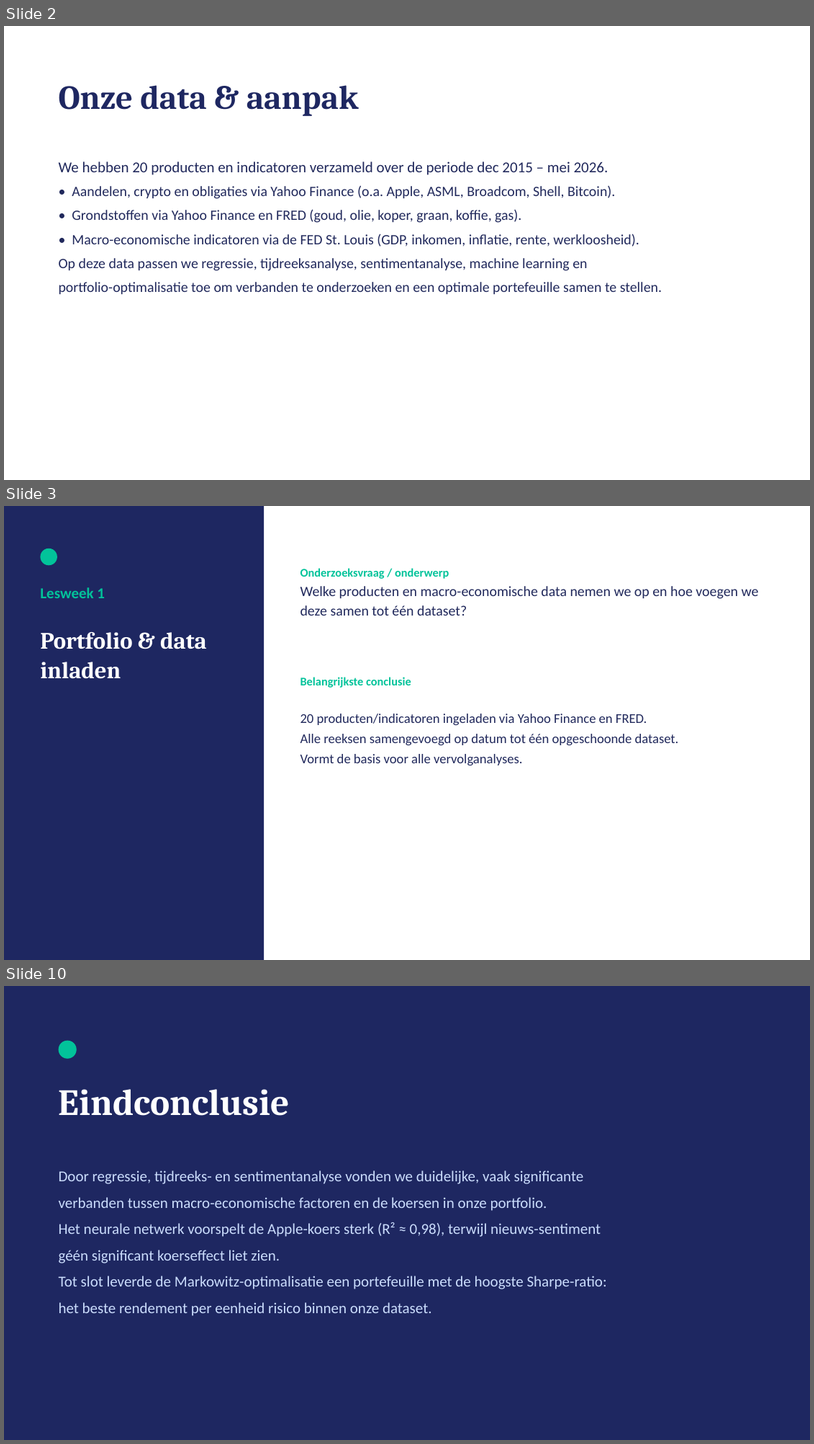
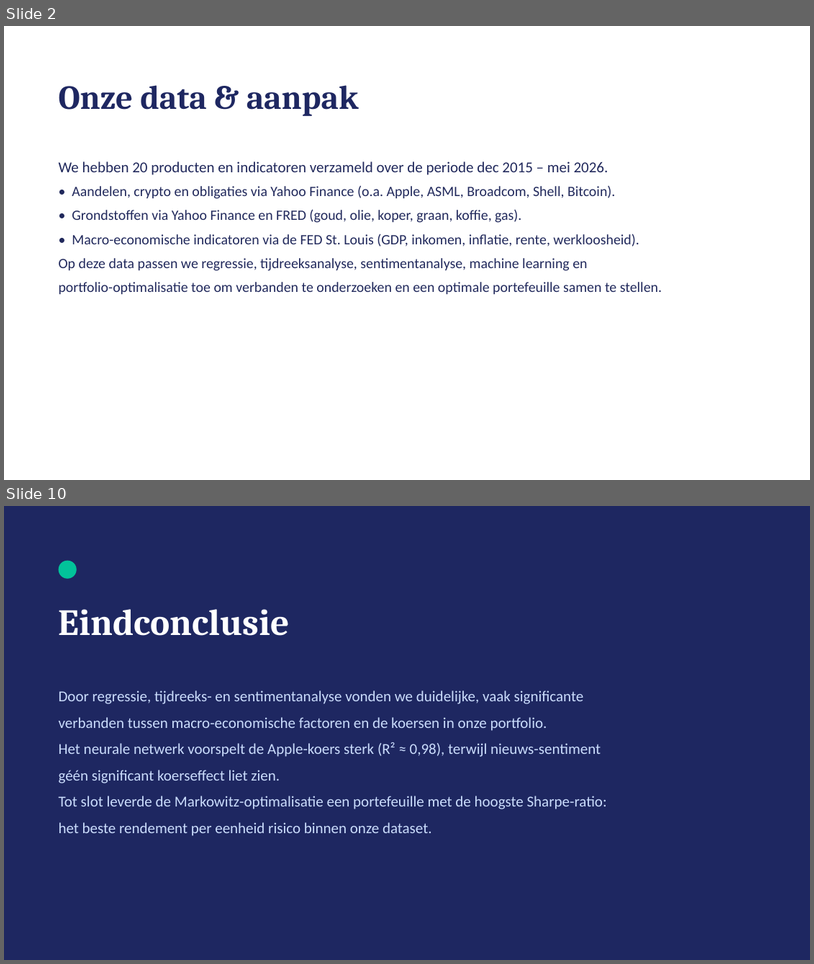
Before and after one commit to michaelraykuster-spec/Werkplaats-2-opdracht-Groep-3, a slide deck: Werkplaats2_Groep3_Eindpresentatie.pptx. Shown one above the other, each under a label of ours: slides 2, 3 and 10 before the commit, slides 2 and 10 after it; the slides between them are not shown. The pictures are 814x1444 and 814x964 pixels, drawn with LibreOffice and Linux fonts; fonts in the diff are those of the drawing. Boxes give left, top, right and bottom in pixels: in the first picture for what was removed or moved away, otherwise in the second. Text is boxed around its words. In the diff, an @@ line names an element or a change of style, - is before the commit and + after.

```diff
--- a/Werkplaats2_Groep3_Eindpresentatie.pptx
+++ b/Werkplaats2_Groep3_Eindpresentatie.pptx
@@ slide 3 removed at [4, 506, 810, 960], background #FFFFFF @@
@@ rectangle removed at [4, 506, 264, 960] @@
@@ ellipse removed at [40, 548, 57, 565] @@
@@ text removed at [301, 568, 759, 615] @@
-Onderzoeksvraag / onderwerp
-Welke producten en macro-economische data nemen we op en hoe voegen we deze samen tot één dataset?
@@ text removed at [40, 587, 105, 598] @@
-Lesweek 1
@@ text removed at [40, 632, 207, 679] @@
-Portfolio & data inladen
@@ text removed at [301, 677, 412, 687] @@
-Belangrijkste conclusie
@@ text removed at [301, 713, 679, 765] @@
-20 producten/indicatoren ingeladen via Yahoo Finance en FRED.
-Alle reeksen samengevoegd op datum tot één opgeschoonde dataset.
-Vormt de basis voor alle vervolganalyses.
```
Also in this commit, not shown: 7 slides added, 6 other slides removed.
